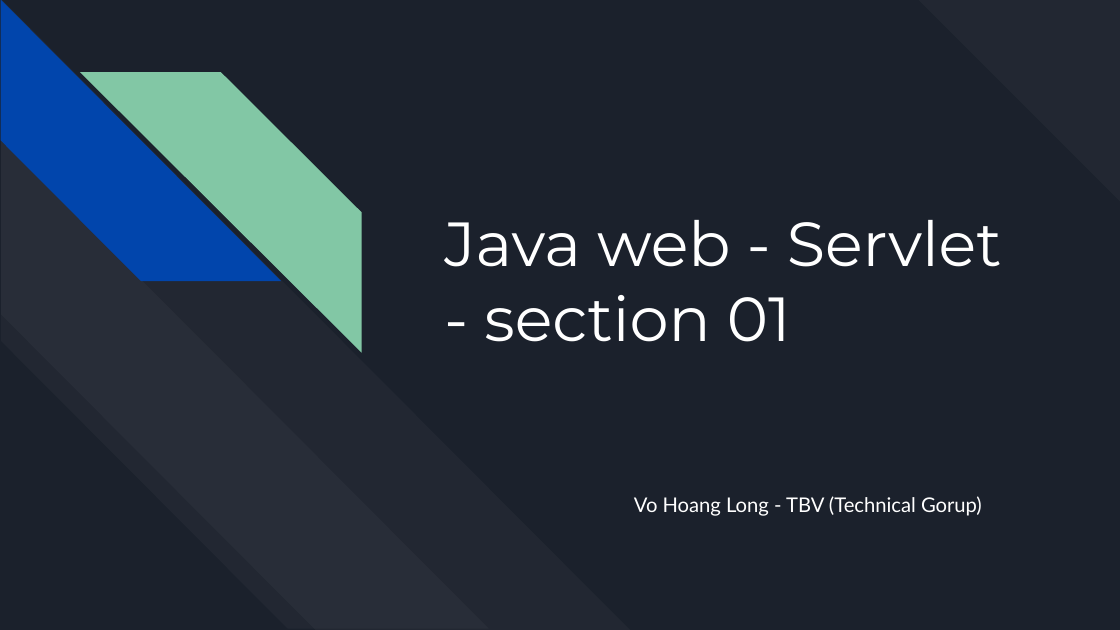
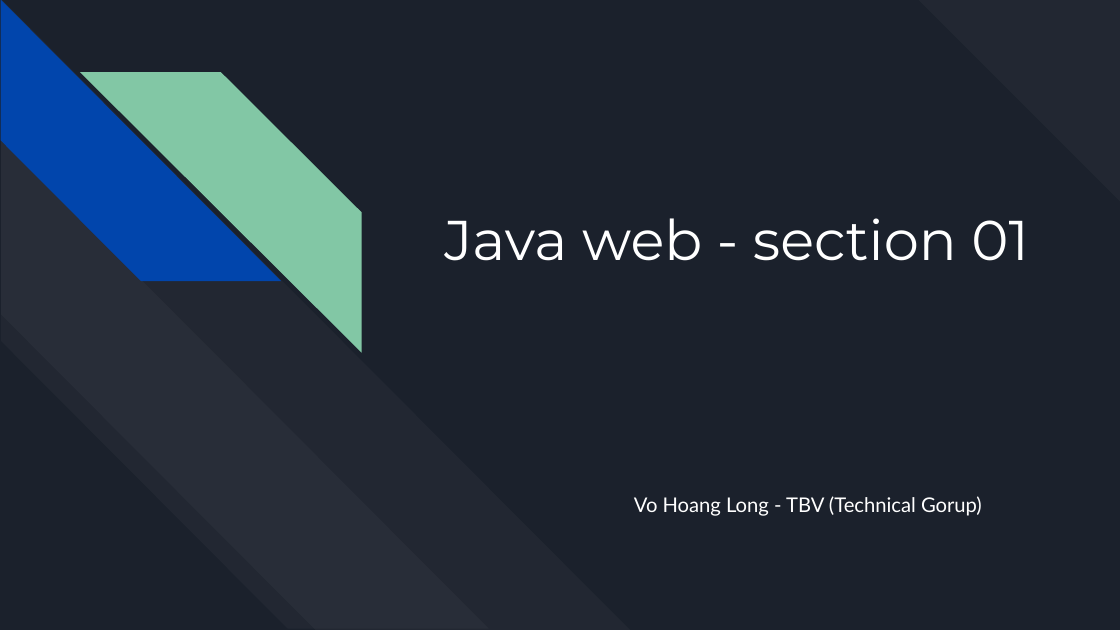
Before and after one commit to longvhdeveloper/java-2019-servlet, a slide deck: slide 1 of slide/Java web - Servlet - section 01.pptx. Drawn at 1120x630 pixels with LibreOffice and Linux fonts; fonts in the diff are those of the drawing. Boxes give left, top, right and bottom in pixels: in the first picture for what was removed or moved away, otherwise in the second. Text is boxed around its words. In the diff, an @@ line names an element or a change of style, - is before the commit and + after.

Commit message:
update slide section 01

```diff
--- a/slide/Java web - Servlet - section 01.pptx
+++ b/slide/Java web - Servlet - section 01.pptx
@@ title at (x1=444, y1=218, x2=1028, y2=261): text changed; size 40 to 36 pt @@
-Java web - Servlet - section 01
+Java web - section 01
```
